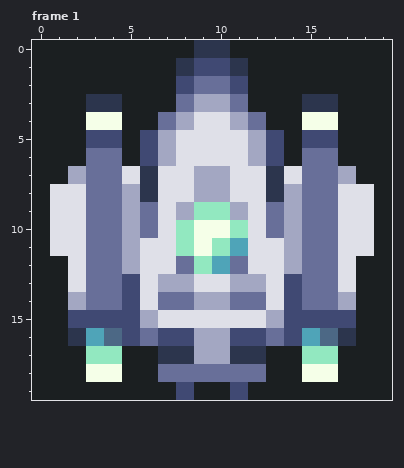
Pixel-art file, stored at Art/Ship.aseprite. The picture above is the old version.
20x20 pixels, 1 frame. Shown: frame 1. The commit also changed other frames, which this record leaves out.
After the commit:
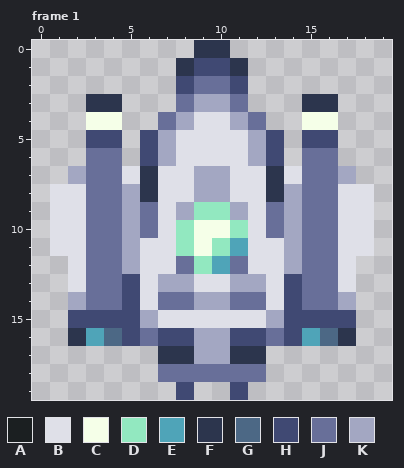
Palette (. is transparent): A #1b1f21  B #dfe0e8  C #f5ffe8  D #92e8c0  E #4fa4b8  F #2c354d  G #4c6885  H #404973  J #686f99  K #a3a7c2
What changed:
layer "Background" now hidden
--- frame 1
@@ x 0..19 @@
- 0 AAAAAAAAAFFAAAAAAAAA
- 1 AAAAAAAAFHHFAAAAAAAA
- 2 AAAAAAAAHJJHAAAAAAAA
- 3 AAAFFAAAJKKJAAAFFAAA
- 4 AAACCAAJKBBKJAACCAAA
- 5 AAAHHAHKBBBBKHAHHAAA
- 6 AAAJJAHKBBBBKHAJJAAA
- 7 AAKJJBFBBKKBBFBJJKAA
- 8 ABBJJKFBBKKBBFKJJBBA
- 9 ABBJJKJBKDDKBJKJJBBA
-10 ABBJJKJBDCCDBJKJJBBA
-11 ABBJJKBBDCDEBBKJJBBA
-12 AABJJKBBJDEJBBKJJBAA
-13 AABJJHBKKBBKKBHJJBAA
-14 AAKJJHBJJKKJJBHJJKAA
-15 AAHHHHKBBBBBBKHHHHAA
-16 AAFEGHJHHKKHHJHEGFAA
-17 AAADDAAFFKKFFAADDAAA
-18 AAACCAAJJJJJJAACCAAA
-19 AAAAAAAAHAAHAAAAAAAA
+ 0 .........FF.........
+ 1 ........FHHF........
+ 2 ........HJJH........
+ 3 ...FF...JKKJ...FF...
+ 4 ...CC..JKBBKJ..CC...
+ 5 ...HH.HKBBBBKH.HH...
+ 6 ...JJ.HKBBBBKH.JJ...
+ 7 ..KJJBFBBKKBBFBJJK..
+ 8 .BBJJKFBBKKBBFKJJBB.
+ 9 .BBJJKJBKDDKBJKJJBB.
+10 .BBJJKJBDCCDBJKJJBB.
+11 .BBJJKBBDCDEBBKJJBB.
+12 ..BJJKBBJDEJBBKJJB..
+13 ..BJJHBKKBBKKBHJJB..
+14 ..KJJHBJJKKJJBHJJK..
+15 ..HHHHKBBBBBBKHHHH..
+16 ..FEGHJHHKKHHJHEGF..
+17 .......FFKKFF.......
+18 .......JJJJJJ.......
+19 ........H..H........
